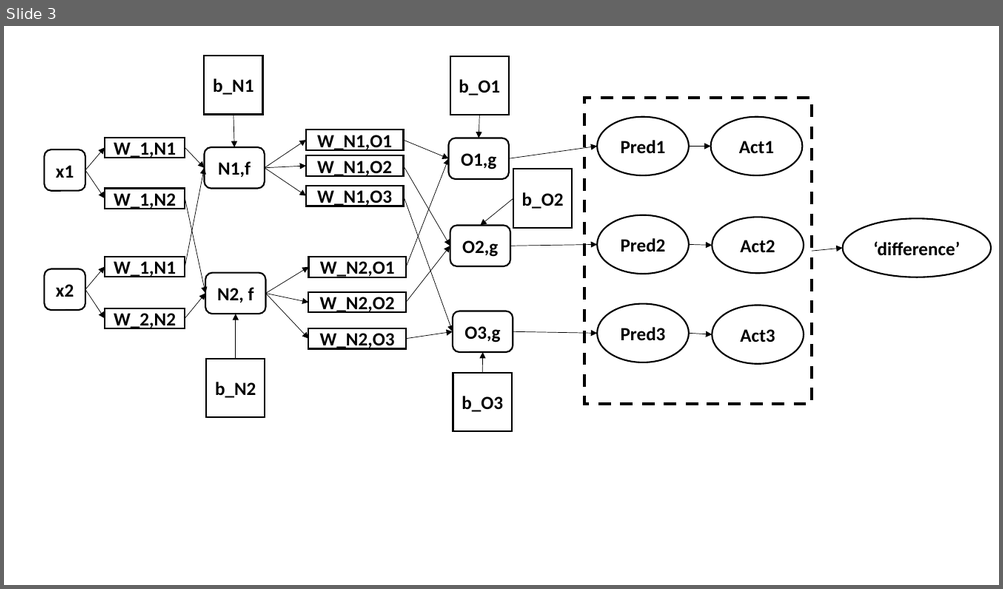
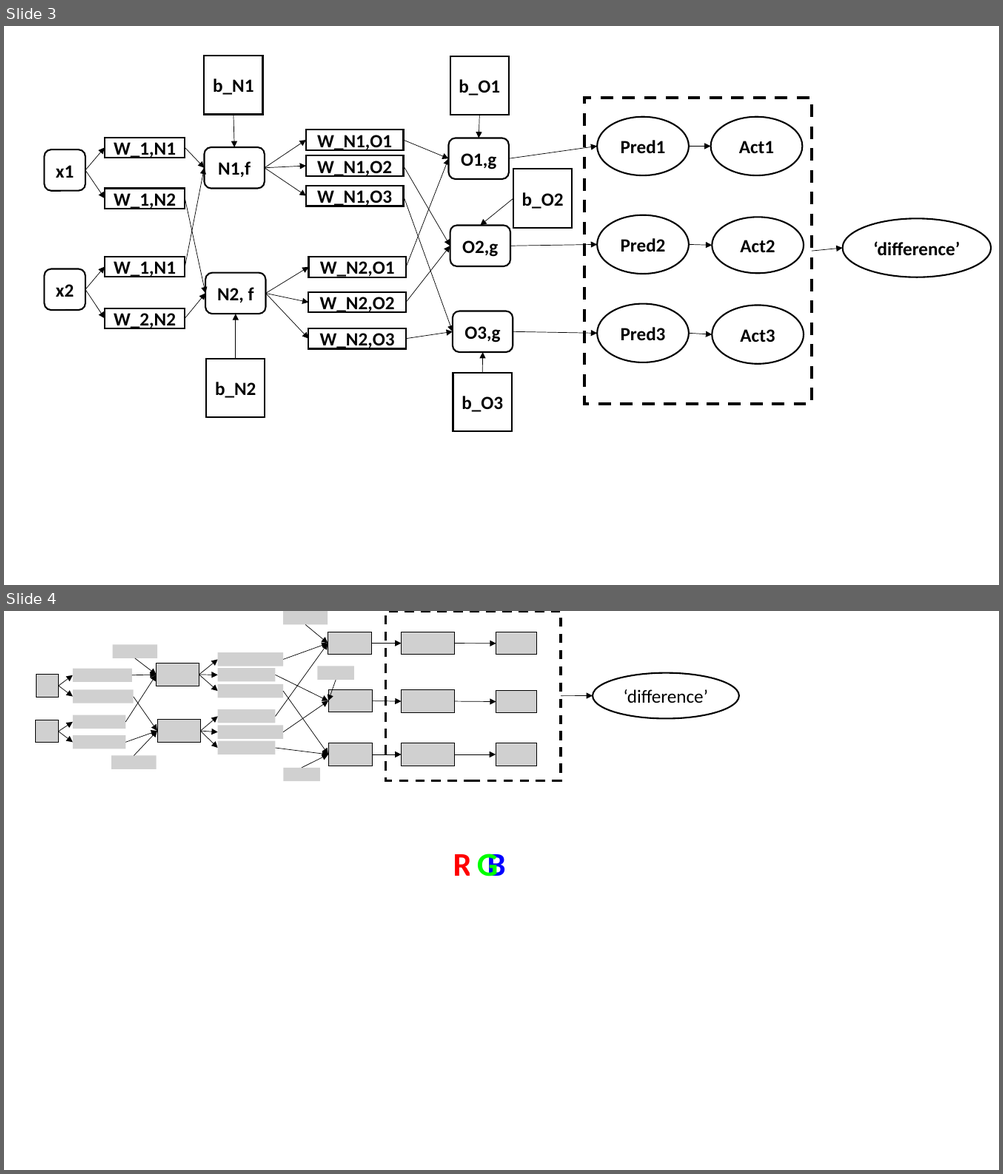
Before and after one commit to Huilin-Li/EasyAlgorithm, a slide deck: pictures/pictures.pptx. Shown one above the other, each under a label of ours: slide 3 before the commit, slides 3 and 4 after it. The pictures are 1003x589 and 1003x1174 pixels, drawn with LibreOffice and Linux fonts; fonts in the diff are those of the drawing; grey boxes stand for pictures. Boxes give left, top, right and bottom in pixels: in the first picture for what was removed or moved away, otherwise in the second. Text is boxed around its words. In the diff, an @@ line names an element or a change of style, - is before the commit and + after.

```diff
--- a/pictures/pictures.pptx
+++ b/pictures/pictures.pptx
@@ slide 4 added at box(4, 611, 999, 1170), background #FFFFFF @@
@@ group added at box(35, 611, 739, 781): 32 arrows, 28 pictures, 1 rectangle, 1 ellipse @@
+‘difference’
@@ text added at box(453, 854, 472, 876), 32 pt, text #FF0000, bold @@
+R
@@ rectangle added at box(469, 849, 486, 877), fill #FFFFFF, 32 pt, text #00FF00, bold @@
+G
@@ text added at box(487, 854, 506, 877), 32 pt, text #0000FF, bold @@
+B
```
Also in this commit, not shown: 1 other slide added, 2 slides removed, 6 other files.
